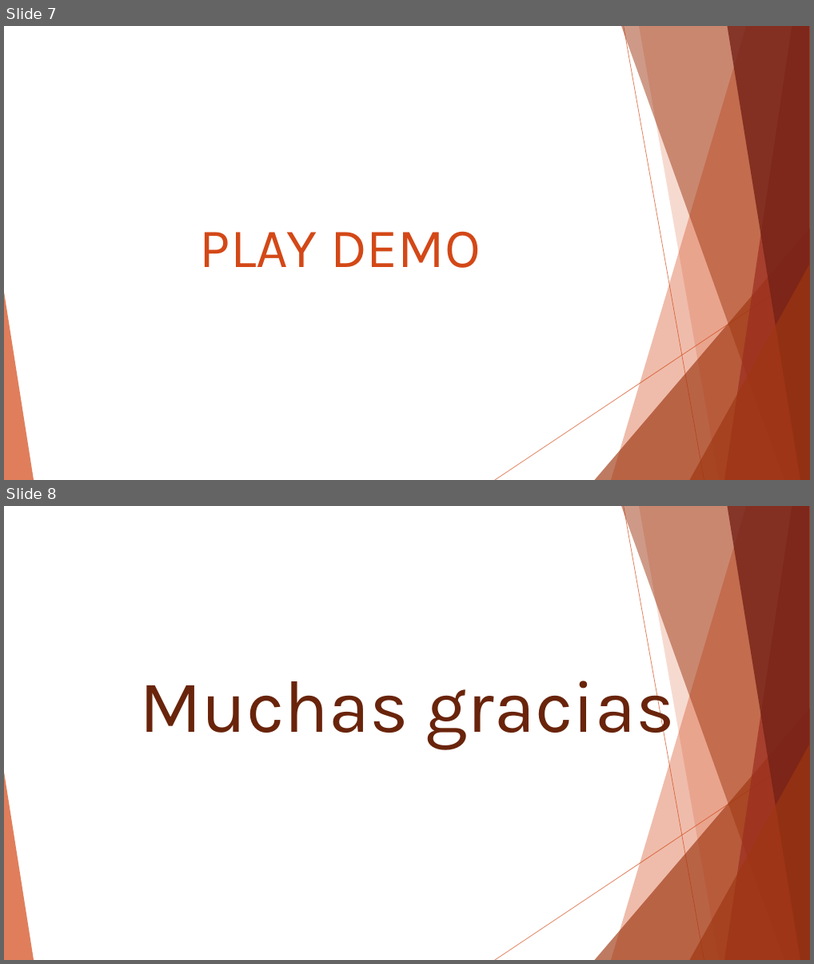
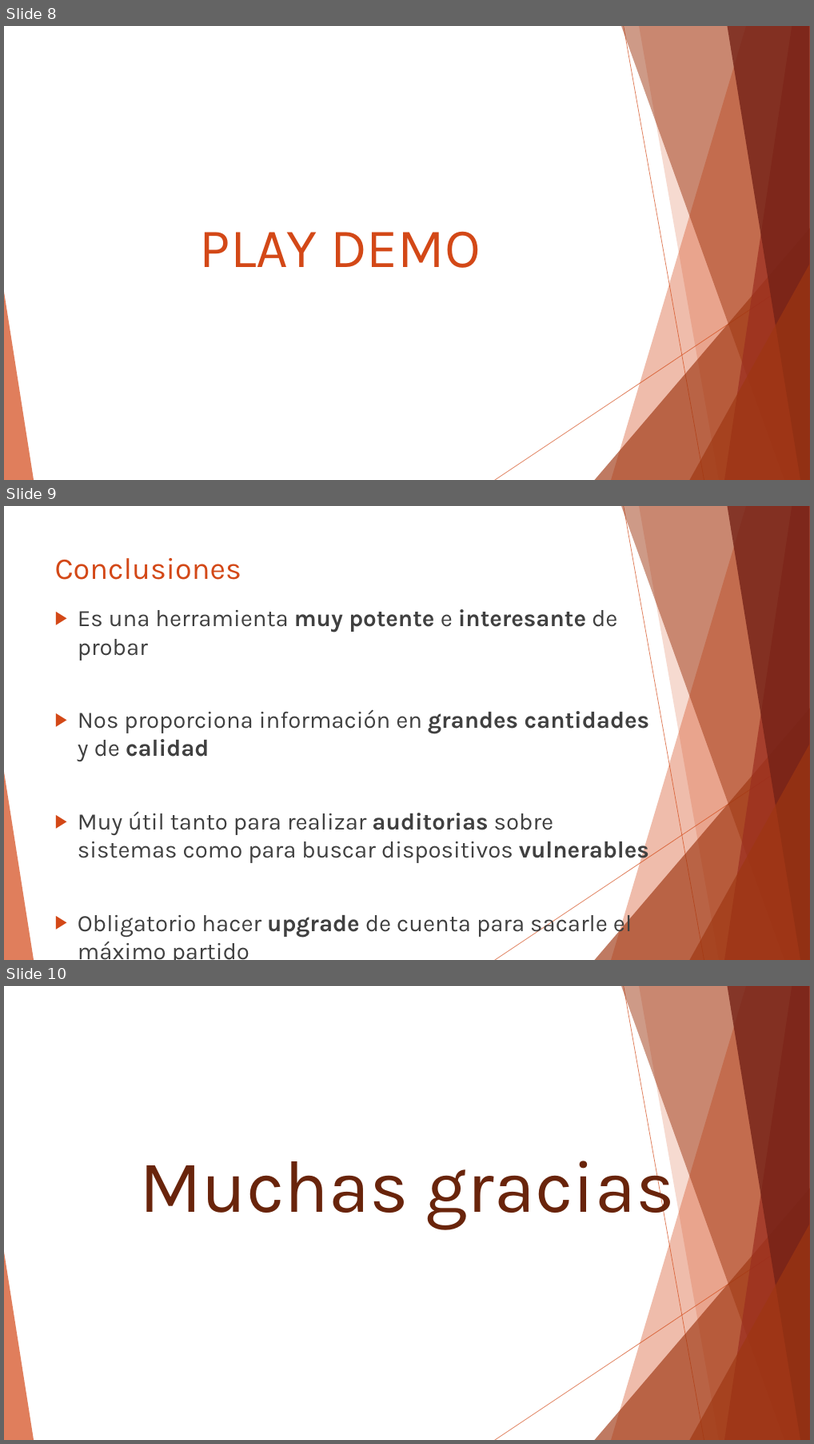
Before and after one commit to yacosant/miot_SyL, a slide deck: SyL - Shodan.pptx. Shown one above the other, each under a label of ours: slides 7 and 8 before the commit, slides 8, 9 and 10 after it. The pictures are 814x964 and 814x1444 pixels, drawn with LibreOffice and Linux fonts; fonts in the diff are those of the drawing. Boxes give left, top, right and bottom in pixels: in the first picture for what was removed or moved away, otherwise in the second. Text is boxed around its words. In the diff, an @@ line names an element or a change of style, - is before the commit and + after.

```diff
--- a/SyL - Shodan.pptx
+++ b/SyL - Shodan.pptx
@@ slide 9 added at <box>4,506,810,960</box>, background #FFFFFF; not listed: 10 template elements that a slide beside it also shows @@
@@ title added at <box>55,558,242,580</box>, 36 pt, text #D34817 @@
+Conclusiones
@@ text added at <box>78,609,650,960</box>, 28 pt, text #404040 @@
+▶ Es una herramienta muy potente e interesante de probar
+▶ Nos proporciona información en grandes cantidades y de calidad
+▶ Muy útil tanto para realizar auditorias sobre sistemas como para buscar dispositivos vulnerables
+▶ Obligatorio hacer upgrade de cuenta para sacarle el máximo partido
@@ what was slide 7 is now slide 8 @@
@@ what was slide 8 is now slide 10 @@
```
Also in this commit, not shown: 1 other slide added, 1 other file.
